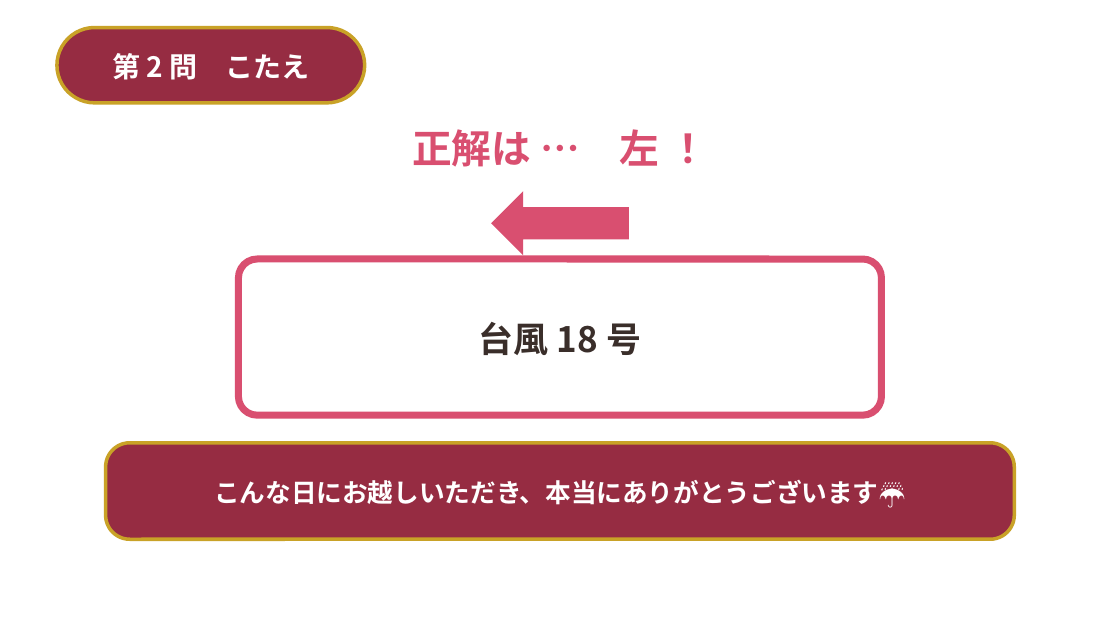
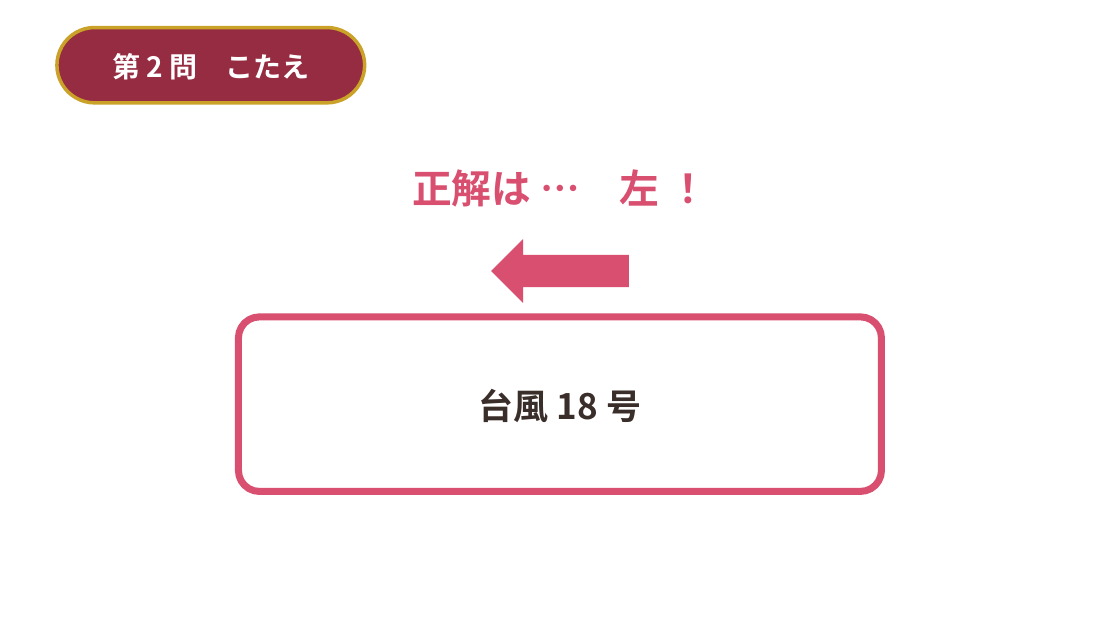
Before and after one commit to st01ohn03-coder/simple-alarm, a slide deck: slide 12 of wedding-deck/build/結婚式_2択クイズ＆ビンゴ.pptx (slide 14 before the commit). Drawn at 1120x630 pixels with LibreOffice and Linux fonts; fonts in the diff are those of the drawing; background and template pictures are left out. Boxes give left, top, right and bottom in pixels: in the first picture for what was removed or moved away, otherwise in the second. Text is boxed around its words. In the diff, an @@ line names an element or a change of style, - is before the commit and + after.

```diff
--- a/wedding-deck/build/結婚式_2択クイズ＆ビンゴ.pptx
+++ b/wedding-deck/build/結婚式_2択クイズ＆ビンゴ.pptx
@@ text "正解は … 左 ！": place and size @@
-text "正解は … 左 ！" at (412, 129, 659, 167)
+text "正解は … 左 ！" at (412, 169, 659, 207)
@@ left arrow: place and size @@
-left arrow at (492, 191, 629, 255)
+left arrow at (492, 239, 629, 303)
@@ rounded rectangle "台風 18 号": place and size @@
-rounded rectangle "台風 18 号" at (239, 259, 882, 415)
+rounded rectangle "台風 18 号" at (239, 317, 882, 492)
@@ rounded rectangle removed at (106, 443, 1015, 539) @@
-こんな日にお越しいただき、本当にありがとうございます☔
```
Also in this commit, not shown: 13 other slides changed, 2 slides removed, 5 other files.
